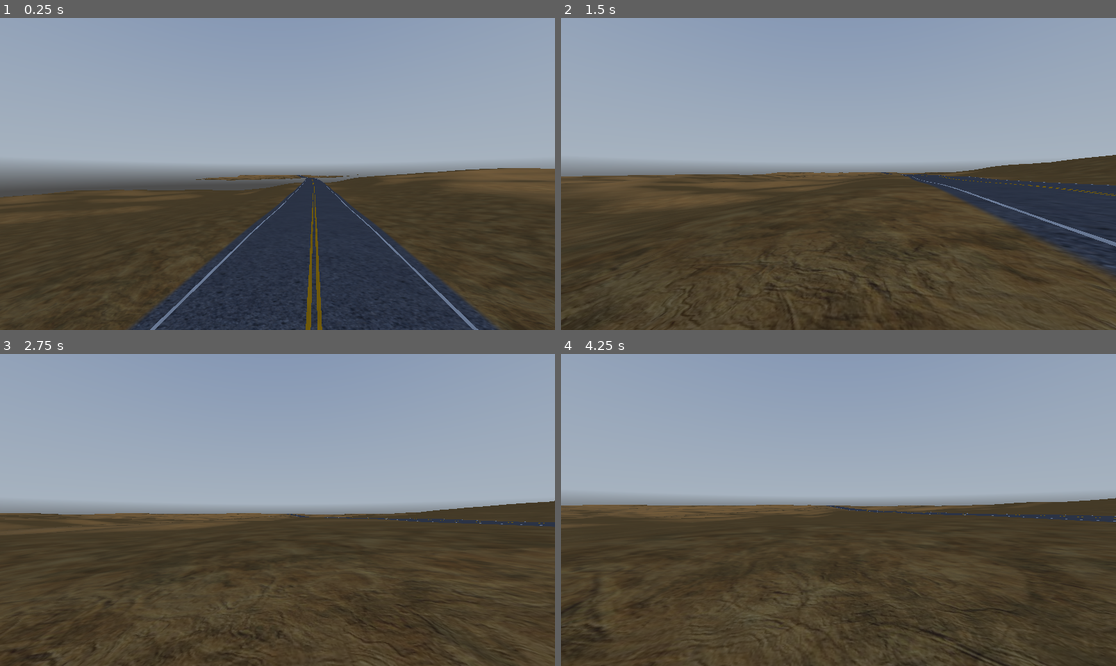
Above: before the commit, frames 1-4 (two rows, left to right).
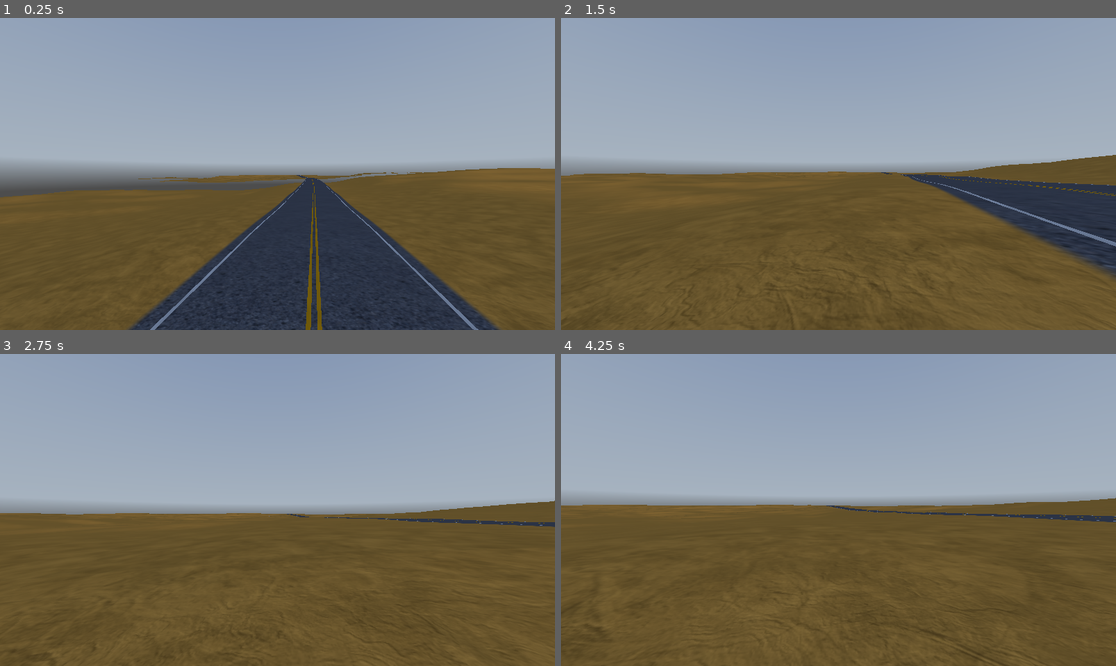
Above: after the commit, the same moments.

Repository: sola9/road-west
Game: Godot game, scene res://scenes/world.tscn
The game is run twice, just before and just after one commit, with the same random seed, the same clock (stepped at 60 frames per second) and the same inputs. A sky picture missing from this copy of the repository is replaced by a grey-blue gradient.
Inputs (mouse positions are in pixels of both pictures, inside the frame that each line leads up to):
- Up to frame 1 (0.25 s): no input
- Up to frame 2 (1.5 s): move the mouse to (866, 174) at 0.52 s; hold Shift (sprint) 0.53-1.28 s; hold W (move_forward) from 0.53 s (still down); move the mouse to (810, 174) at 1.27 s; tap Shift (sprint) at 1.35 s
- Up to frame 3 (2.75 s): keep holding W (move_forward); move the mouse to (288, 503) at 2.02 s; hold Shift (sprint) from 2.03 s (still down)
- Up to frame 4 (4.25 s): keep holding W (move_forward); move the mouse to (832, 516) at 2.77 s; release Shift (sprint) at 2.78 s; tap Shift (sprint) at 2.85 s; move the mouse to (877, 513) at 3.52 s; hold Shift (sprint) from 3.53 s (still down)

The runs differ from the first frame. In frame 1, 27% of the frame differs, in the area x 0-100%, y 48-100%; in frame 2, 37%; in frame 3, 41%; in frame 4, 46%, in the area x 0-100%, y 46-100%.

Commit message:
Started implementing biomes
-Added large biomes with different terrain colors (incl. sediment stripes) and different generation frequencies
-No rock/plant generation yet

Diff:
--- /dev/null
+++ b/biomes/pale_desert.tres
@@ -0,0 +1,11 @@
+[gd_resource type="Resource" script_class="BiomeDefinition" format=3 uid="uid://cbd4ik38ghy8v"]
+
+[ext_resource type="Script" uid="uid://cs5i07eihn7hl" path="res://scripts/biomes/biome_definition.gd" id="1_gvo1j"]
+
+[resource]
+script = ExtResource("1_gvo1j")
+biome_name = "Pale Desert"
+selection_weight = 5.0
+debug_color = Color(0, 1, 0.95000005, 1)
+terrain_tint = Color(0.9359561, 0.8665607, 0.781824, 1)
+metadata/_custom_type_script = "uid://cs5i07eihn7hl"
--- /dev/null
+++ b/biomes/red_badlands.tres
@@ -0,0 +1,13 @@
+[gd_resource type="Resource" script_class="BiomeDefinition" format=3 uid="uid://bxax5msfqnon5"]
+
+[ext_resource type="Script" uid="uid://cs5i07eihn7hl" path="res://scripts/biomes/biome_definition.gd" id="1_tce04"]
+
+[resource]
+script = ExtResource("1_tce04")
+biome_name = "Red Badlands"
+selection_weight = 15.0
+debug_color = Color(1, 0, 0, 1)
+terrain_tint = Color(0.5072836, 0.19839272, 0.15745631, 1)
+sediment_enabled = true
+sediment_strength = 0.9
+metadata/_custom_type_script = "uid://cs5i07eihn7hl"
--- /dev/null
+++ b/biomes/sandy_desert.tres
@@ -0,0 +1,11 @@
+[gd_resource type="Resource" script_class="BiomeDefinition" format=3 uid="uid://rdwk5tbo7j6w"]
+
+[ext_resource type="Script" uid="uid://cs5i07eihn7hl" path="res://scripts/biomes/biome_definition.gd" id="1_sjtrv"]
+
+[resource]
+script = ExtResource("1_sjtrv")
+biome_name = "Sandy Desert"
+selection_weight = 50.0
+debug_color = Color(1, 0.9666667, 0, 1)
+terrain_tint = Color(0.7794941, 0.55656993, 0.23585945, 1)
+metadata/_custom_type_script = "uid://cs5i07eihn7hl"
--- /dev/null
+++ b/biomes/scrub_desert.tres
@@ -0,0 +1,11 @@
+[gd_resource type="Resource" script_class="BiomeDefinition" format=3 uid="uid://cfxtuva34s7np"]
+
+[ext_resource type="Script" uid="uid://cs5i07eihn7hl" path="res://scripts/biomes/biome_definition.gd" id="1_cuxen"]
+
+[resource]
+script = ExtResource("1_cuxen")
+biome_name = "Scrub Desert"
+selection_weight = 30.0
+debug_color = Color(0.29999995, 1, 0, 1)
+terrain_tint = Color(0.28349406, 0.2123827, 0.121415116, 1)
+metadata/_custom_type_script = "uid://cs5i07eihn7hl"
--- /dev/null
+++ b/materials/terrain_material_colored.tres
@@ -0,0 +1,12 @@
+[gd_resource type="ShaderMaterial" format=3 uid="uid://cjkuyvjfr5bfr"]
+
+[ext_resource type="Shader" uid="uid://dphitwbghpqk5" path="res://shaders/biome_terrain.gdshader" id="1_a06xw"]
+[ext_resource type="Texture2D" uid="uid://lbx57gqhd8jf" path="res://materials/461223106.jpg" id="2_2t7st"]
+
+[resource]
+render_priority = 0
+shader = ExtResource("1_a06xw")
+shader_parameter/terrain_texture = ExtResource("2_2t7st")
+shader_parameter/biome_tint_strength = 0.8999999798832
+shader_parameter/roughness = 0.92
+shader_parameter/specular = 0.15
--- a/scenes/terrain_chunk.tscn
+++ b/scenes/terrain_chunk.tscn
@@ -1,29 +1,18 @@
-[gd_scene load_steps=3 format=3 uid="uid://bpyru2mqqcaot"]
+[gd_scene format=3 uid="uid://bpyru2mqqcaot"]
 
 [ext_resource type="Script" uid="uid://m0fxiaprwggv" path="res://scripts/terrain_chunk.gd" id="1_6g70i"]
-[ext_resource type="Material" uid="uid://bbki7mr1kbfre" path="res://materials/terrain_material.tres" id="2_8u72k"]
+[ext_resource type="Material" uid="uid://cjkuyvjfr5bfr" path="res://materials/terrain_material_colored.tres" id="2_rcesl"]
 
-[node name="TerrainChunk" type="Node3D"]
+[node name="TerrainChunk" type="Node3D" unique_id=1339574595]
 script = ExtResource("1_6g70i")
-terrain_material = ExtResource("2_8u72k")
-macro_height = null
-rolling_height = null
-mesa_height = null
-ridge_height = null
-detail_height = null
-lowland_depth = null
-road_embankment_trigger = null
-road_embankment_transition = null
-road_max_embankment_height = null
+terrain_material = ExtResource("2_rcesl")
 road_ground_sample_spacing = 18.0
 road_ground_sample_radius = 3
-road_max_cut_depth = null
-road_ground_clearance = null
 road_valley_floor = 0.75
 road_valley_variation = 0.75
 
-[node name="TerrainMesh" type="MeshInstance3D" parent="."]
+[node name="TerrainMesh" type="MeshInstance3D" parent="." unique_id=1687608716]
 
-[node name="StaticBody3D" type="StaticBody3D" parent="TerrainMesh"]
+[node name="StaticBody3D" type="StaticBody3D" parent="TerrainMesh" unique_id=1140255648]
 
-[node name="CollisionShape3D" type="CollisionShape3D" parent="TerrainMesh/StaticBody3D"]
+[node name="CollisionShape3D" type="CollisionShape3D" parent="TerrainMesh/StaticBody3D" unique_id=160747993]
--- a/scenes/world.tscn
+++ b/scenes/world.tscn
@@ -5,10 +5,16 @@
 [ext_resource type="Script" uid="uid://cekiajkefwfxt" path="res://scripts/floating_origin.gd" id="2_4mrxx"]
 [ext_resource type="PackedScene" uid="uid://bpyru2mqqcaot" path="res://scenes/terrain_chunk.tscn" id="2_rwgxs"]
 [ext_resource type="Script" uid="uid://pv7ib6hd2q6k" path="res://scripts/player.gd" id="3_4wyf3"]
+[ext_resource type="Script" uid="uid://cs5i07eihn7hl" path="res://scripts/biomes/biome_definition.gd" id="3_xo05s"]
+[ext_resource type="Resource" uid="uid://cbd4ik38ghy8v" path="res://biomes/pale_desert.tres" id="4_dss4m"]
 [ext_resource type="Texture2D" uid="uid://c6xdk5ukbsfiy" path="res://kloppenheim_05_puresky_2k.exr" id="4_k0juu"]
 [ext_resource type="Script" uid="uid://dvs07yennblk0" path="res://scripts/road_manager.gd" id="4_qfnet"]
+[ext_resource type="Resource" uid="uid://bxax5msfqnon5" path="res://biomes/red_badlands.tres" id="5_7t5mc"]
 [ext_resource type="PackedScene" uid="uid://dvk4jb54pokna" path="res://scenes/road_chunk.tscn" id="5_i7141"]
+[ext_resource type="Resource" uid="uid://rdwk5tbo7j6w" path="res://biomes/sandy_desert.tres" id="6_lakw3"]
+[ext_resource type="Resource" uid="uid://cfxtuva34s7np" path="res://biomes/scrub_desert.tres" id="7_pm21f"]
 [ext_resource type="Script" uid="uid://ri43l3nl6ysd" path="res://scripts/pause_menu.gd" id="9_7r4gi"]
+[ext_resource type="Script" uid="uid://cqtkwj08cr8ip" path="res://scripts/biomes/biome_generator.gd" id="10_w7kh3"]
 
 [sub_resource type="CapsuleShape3D" id="CapsuleShape3D_rwgxs"]
 radius = 0.4
@@ -27,10 +33,16 @@
 
 [node name="World" type="Node3D" unique_id=994033353]
 
-[node name="WorldGenerator" type="Node" parent="." unique_id=1089810936 node_paths=PackedStringArray("floating_origin")]
+[node name="WorldGenerator" type="Node" parent="." unique_id=1089810936 node_paths=PackedStringArray("floating_origin", "biome_generator")]
 script = ExtResource("1_71j4m")
 floating_origin = NodePath("../FloatingOrigin")
 road_width = 10.0
+biome_generator = NodePath("../BiomeGenerator")
+
+[node name="BiomeGenerator" type="Node" parent="." unique_id=2061739188]
+script = ExtResource("10_w7kh3")
+biomes = Array[ExtResource("3_xo05s")]([ExtResource("6_lakw3"), ExtResource("7_pm21f"), ExtResource("5_7t5mc"), ExtResource("4_dss4m")])
+metadata/_custom_type_script = "uid://cqtkwj08cr8ip"
 
 [node name="FloatingOrigin" type="Node" parent="." unique_id=669139200 node_paths=PackedStringArray("player")]
 script = ExtResource("2_4mrxx")
@@ -42,7 +54,7 @@
 terrain_chunk_scene = ExtResource("2_rwgxs")
 world_generator = NodePath("../WorldGenerator")
 floating_origin = NodePath("../FloatingOrigin")
-max_chunks_per_frame = 2
+max_chunks_per_frame = 3
 
 [node name="RoadManager" type="Node3D" parent="." unique_id=127606650 node_paths=PackedStringArray("player", "world_generator", "floating_origin")]
 script = ExtResource("4_qfnet")
--- /dev/null
+++ b/scripts/biomes/biome_definition.gd
@@ -0,0 +1,130 @@
+@tool
+class_name BiomeDefinition
+extends Resource
+
+
+@export_category("Identity")
+
+@export var biome_name: String = "New Biome"
+
+@export_range(0.0, 100.0, 0.1)
+var selection_weight: float = 1.0
+
+# Used only when biome debug coloring is enabled.
+@export var debug_color: Color = Color.MAGENTA
+
+
+@export_category("Terrain Appearance")
+
+# The desired terrain color for this biome.
+@export var terrain_tint: Color = Color(
+	0.72,
+	0.58,
+	0.40,
+	1.0
+)
+
+
+@export_category("Sediment Layers")
+
+@export var sediment_enabled: bool = false
+
+@export_range(0.0, 1.0, 0.01)
+var sediment_strength: float = 1.0
+
+# Height of one sediment band in meters.
+@export_range(0.25, 50.0, 0.25)
+var sediment_layer_height: float = 4.0
+
+# Amount that the layers can bend vertically.
+@export_range(0.0, 20.0, 0.1)
+var sediment_distortion: float = 1.5
+
+# Fraction of each band used to blend into the next one.
+@export_range(0.0, 0.5, 0.01)
+var sediment_edge_blend: float = 0.08
+
+@export var sediment_colors: Array[Color] = [
+	Color(0.55, 0.20, 0.10, 1.0),
+	Color(0.78, 0.36, 0.16, 1.0),
+	Color(0.72, 0.55, 0.34, 1.0),
+	Color(0.44, 0.16, 0.09, 1.0)
+]
+
+
+func get_surface_tint(
+	world_y: float,
+	distortion_noise: float
+) -> Color:
+	if (
+		not sediment_enabled
+		or sediment_colors.size() < 2
+	):
+		return terrain_tint
+
+	var layer_height := maxf(
+		sediment_layer_height,
+		0.001
+	)
+
+	var shifted_height := (
+		world_y
+		+ distortion_noise
+		* sediment_distortion
+	)
+
+	var layer_position := (
+		shifted_height / layer_height
+	)
+
+	var layer_number := floori(
+		layer_position
+	)
+
+	var layer_fraction := fposmod(
+		layer_position,
+		1.0
+	)
+
+	var color_count := sediment_colors.size()
+
+	var current_index := posmod(
+		layer_number,
+		color_count
+	)
+
+	var next_index := posmod(
+		layer_number + 1,
+		color_count
+	)
+
+	var current_color: Color = (
+		sediment_colors[current_index]
+	)
+
+	var next_color: Color = (
+		sediment_colors[next_index]
+	)
+
+	var next_color_amount := 0.0
+
+	if sediment_edge_blend > 0.0:
+		var blend_start := (
+			1.0 - sediment_edge_blend
+		)
+
+		next_color_amount = smoothstep(
+			blend_start,
+			1.0,
+			layer_fraction
+		)
+
+	var sediment_color := current_color.lerp(
+		next_color,
+		next_color_amount
+	)
+
+	return terrain_tint.lerp(
+		sediment_color,
+		sediment_strength
+	)
--- /dev/null
+++ b/scripts/biomes/biome_generator.gd
@@ -0,0 +1,405 @@
+class_name BiomeGenerator
+extends Node
+
+
+@export_category("Biomes")
+
+@export var biomes: Array[BiomeDefinition] = []
+
+
+@export_category("Region Generation")
+
+# Approximate size of biome territories.
+@export_range(1000.0, 100000.0, 1000.0)
+var region_size: float = 30000.0
+
+# Moves each region center away from a perfect grid.
+@export_range(0.0, 0.45, 0.01)
+var region_center_jitter: float = 0.35
+
+# Physical width of the biome blending zone.
+@export_range(100.0, 10000.0, 100.0)
+var transition_width: float = 2500.0
+
+# Curves otherwise straight Voronoi-style borders.
+@export_range(0.0, 10000.0, 100.0)
+var boundary_warp_amplitude: float = 3000.0
+
+@export_range(0.000001, 0.001, 0.000001)
+var boundary_warp_frequency: float = 0.00004
+
+
+@export_category("Sediment")
+
+@export_range(0.0001, 0.05, 0.0001)
+var sediment_noise_frequency: float = 0.0015
+
+
+var _world_seed: int = 0
+var _configured: bool = false
+
+var _region_cache: Dictionary = {}
+
+var _warp_x_noise := FastNoiseLite.new()
+var _warp_z_noise := FastNoiseLite.new()
+var _sediment_noise := FastNoiseLite.new()
+
+
+func configure(new_world_seed: int) -> void:
+	_world_seed = new_world_seed
+
+	_region_cache.clear()
+
+	_warp_x_noise.seed = _world_seed + 4103
+	_warp_x_noise.noise_type = (
+		FastNoiseLite.TYPE_SIMPLEX_SMOOTH
+	)
+	_warp_x_noise.frequency = boundary_warp_frequency
+
+	_warp_z_noise.seed = _world_seed + 7919
+	_warp_z_noise.noise_type = (
+		FastNoiseLite.TYPE_SIMPLEX_SMOOTH
+	)
+	_warp_z_noise.frequency = boundary_warp_frequency
+
+	_sediment_noise.seed = _world_seed + 12011
+	_sediment_noise.noise_type = (
+		FastNoiseLite.TYPE_SIMPLEX_SMOOTH
+	)
+	_sediment_noise.frequency = (
+		sediment_noise_frequency
+	)
+
+	_configured = true
+
+func sample(
+	world_x: float,
+	world_z: float
+) -> BiomeSample:
+	var result := BiomeSample.new()
+
+	if biomes.is_empty():
+		return result
+
+	if not _configured:
+		push_error(
+			"BiomeGenerator.sample() called before configure()."
+		)
+		return result
+
+	var warped_position := _get_warped_position(
+		world_x,
+		world_z
+	)
+
+	var base_cell := Vector2i(
+		floori(
+			warped_position.x / region_size
+		),
+		floori(
+			warped_position.y / region_size
+		)
+	)
+
+	var nearest_region: BiomeRegionPoint
+	var second_region: BiomeRegionPoint
+
+	var nearest_distance_squared := INF
+	var second_distance_squared := INF
+
+	# Search a 5x5 region around the queried point.
+	for offset_z in range(-2, 3):
+		for offset_x in range(-2, 3):
+			var cell := (
+				base_cell
+				+ Vector2i(
+					offset_x,
+					offset_z
+				)
+			)
+
+			var region := _get_region_point(cell)
+
+			var distance_squared := (
+				warped_position.distance_squared_to(
+					region.center
+				)
+			)
+
+			if (
+				distance_squared
+				< nearest_distance_squared
+			):
+				second_distance_squared = (
+					nearest_distance_squared
+				)
+
+				second_region = nearest_region
+
+				nearest_distance_squared = (
+					distance_squared
+				)
+
+				nearest_region = region
+
+			elif (
+				distance_squared
+				< second_distance_squared
+			):
+				second_distance_squared = (
+					distance_squared
+				)
+
+				second_region = region
+
+	if nearest_region == null:
+		return result
+
+	result.primary_biome = (
+		biomes[nearest_region.biome_index]
+	)
+
+	if second_region == null:
+		return result
+
+	result.secondary_biome = (
+		biomes[second_region.biome_index]
+	)
+
+	# If neighboring territories happen to choose the same biome,
+	# they should visually behave as one larger biome.
+	if (
+		result.primary_biome
+		== result.secondary_biome
+	):
+		result.secondary_weight = 0.0
+		result.primary_weight = 1.0
+		return result
+
+	var nearest_distance := sqrt(
+		nearest_distance_squared
+	)
+
+	var second_distance := sqrt(
+		second_distance_squared
+	)
+
+	# Near a Voronoi border these distances become similar.
+	var distance_difference := (
+		second_distance
+		- nearest_distance
+	)
+
+	# The factor of two converts the difference between the two
+	# seed distances into approximately the physical transition
+	# width around their boundary.
+	var normalized_difference := clampf(
+		distance_difference
+		/ maxf(
+			transition_width * 2.0,
+			0.001
+		),
+		0.0,
+		1.0
+	)
+
+	var boundary_falloff := smoothstep(
+		0.0,
+		1.0,
+		normalized_difference
+	)
+
+	result.secondary_weight = (
+		0.5
+		* (1.0 - boundary_falloff)
+	)
+
+	result.primary_weight = (
+		1.0
+		- result.secondary_weight
+	)
+
+	return result
+
+func _get_warped_position(
+	world_x: float,
+	world_z: float
+) -> Vector2:
+	var warp_x := (
+		_warp_x_noise.get_noise_2d(
+			world_x,
+			world_z
+		)
+		* boundary_warp_amplitude
+	)
+
+	var warp_z := (
+		_warp_z_noise.get_noise_2d(
+			world_x,
+			world_z
+		)
+		* boundary_warp_amplitude
+	)
+
+	return Vector2(
+		world_x + warp_x,
+		world_z + warp_z
+	)
+
+
+func _get_region_point(
+	cell: Vector2i
+) -> BiomeRegionPoint:
+	if _region_cache.has(cell):
+		var cached_region := (
+			_region_cache.get(cell)
+			as BiomeRegionPoint
+		)
+
+		if cached_region != null:
+			return cached_region
+
+	var random := RandomNumberGenerator.new()
+	random.seed = _get_cell_seed(cell)
+
+	var region := BiomeRegionPoint.new()
+
+	var cell_center := Vector2(
+		(float(cell.x) + 0.5) * region_size,
+		(float(cell.y) + 0.5) * region_size
+	)
+
+	var maximum_jitter := (
+		region_size
+		* region_center_jitter
+	)
+
+	region.center = (
+		cell_center
+		+ Vector2(
+			random.randf_range(
+				-maximum_jitter,
+				maximum_jitter
+			),
+			random.randf_range(
+				-maximum_jitter,
+				maximum_jitter
+			)
+		)
+	)
+
+	region.biome_index = _choose_biome_index(
+		random.randf()
+	)
+
+	_region_cache[cell] = region
+
+	return region
+
+
+func _get_cell_seed(
+	cell: Vector2i
+) -> int:
+	var result := _world_seed
+
+	result ^= (
+		cell.x * 73856093
+	)
+
+	result ^= (
+		cell.y * 19349663
+	)
+
+	return result
+
+
+func _choose_biome_index(
+	random_value: float
+) -> int:
+	var total_weight := 0.0
+
+	for biome in biomes:
+		if biome == null:
+			continue
+
+		total_weight += maxf(
+			biome.selection_weight,
+			0.0
+		)
+
+	if total_weight <= 0.0:
+		return 0
+
+	var target_weight := (
+		random_value * total_weight
+	)
+
+	var accumulated_weight := 0.0
+	var fallback_index := 0
+
+	for index in range(biomes.size()):
+		var biome: BiomeDefinition = biomes[index]
+
+		if biome == null:
+			continue
+
+		fallback_index = index
+
+		accumulated_weight += maxf(
+			biome.selection_weight,
+			0.0
+		)
+
+		if target_weight <= accumulated_weight:
+			return index
+
+	return fallback_index
+
+func get_terrain_color(
+	world_x: float,
+	world_y: float,
+	world_z: float,
+	use_debug_color: bool = false
+) -> Color:
+	var biome_sample := sample(
+		world_x,
+		world_z
+	)
+
+	if biome_sample.primary_biome == null:
+		return Color.WHITE
+
+	if use_debug_color:
+		return biome_sample.get_debug_color()
+
+	var distortion_noise := (
+		_sediment_noise.get_noise_2d(
+			world_x,
+			world_z
+		)
+	)
+
+	var primary_color := (
+		biome_sample.primary_biome.get_surface_tint(
+			world_y,
+			distortion_noise
+		)
+	)
+
+	if (
+		biome_sample.secondary_biome == null
+		or biome_sample.secondary_weight <= 0.0
+	):
+		return primary_color
+
+	var secondary_color := (
+		biome_sample.secondary_biome.get_surface_tint(
+			world_y,
+			distortion_noise
+		)
+	)
+
+	return primary_color.lerp(
+		secondary_color,
+		biome_sample.secondary_weight
+	)
--- /dev/null
+++ b/scripts/biomes/biome_region_point.gd
@@ -0,0 +1,6 @@
+class_name BiomeRegionPoint
+extends RefCounted
+
+
+var center: Vector2 = Vector2.ZERO
+var biome_index: int = 0
--- /dev/null
+++ b/scripts/biomes/biome_sample.gd
@@ -0,0 +1,25 @@
+class_name BiomeSample
+extends RefCounted
+
+
+var primary_biome: BiomeDefinition
+var secondary_biome: BiomeDefinition
+
+var primary_weight: float = 1.0
+var secondary_weight: float = 0.0
+
+
+func get_debug_color() -> Color:
+	if primary_biome == null:
+		return Color.WHITE
+
+	if (
+		secondary_biome == null
+		or secondary_weight <= 0.0
+	):
+		return primary_biome.debug_color
+
+	return primary_biome.debug_color.lerp(
+		secondary_biome.debug_color,
+		secondary_weight
+	)
--- a/scripts/terrain_chunk.gd
+++ b/scripts/terrain_chunk.gd
@@ -147,12 +147,24 @@
 				world_z
 			)
 
+			var biome_color := (
+				world_generator.get_biome_terrain_color(
+					world_x,
+					height,
+					world_z
+				)
+			)
+
 			var vertex_index := (
 				z_index * vertices_per_side
 				+ x_index
 			)
 
 			height_data[vertex_index] = height
+
+			surface_tool.set_color(
+				biome_color
+			)
 
 			surface_tool.set_uv(
 				_get_terrain_uv(local_x, local_z)
@@ -206,11 +218,6 @@
 	if terrain_material != null:
 		terrain_mesh_instance.material_override = terrain_material
 
-	#_update_collision(
-	#	height_data,
-	#	vertices_per_side,
-	#	step
-	#)
 
 func _update_collision(
 	height_data: PackedFloat32Array,
--- a/scripts/world_generator.gd
+++ b/scripts/world_generator.gd
@@ -36,6 +36,9 @@
 @export var road_embankment_transition: float = 1.0
 @export var road_max_embankment_height: float = 1.5
 
+@export_category("Biomes")
+@export var biome_generator: BiomeGenerator
+@export var debug_biome_colors: bool = false
 
 var terrain_noise := FastNoiseLite.new()
 var rolling_noise := FastNoiseLite.new()
@@ -68,6 +71,8 @@
 
 	_configure_noise()
 	road_height_cache.clear()
+	if biome_generator != null:
+		biome_generator.configure(world_seed)
 	is_configured = true
 
 func _configure_noise() -> void:
@@ -434,3 +439,31 @@
 
 func _on_origin_shifted(_shift: Vector3) -> void:
 	clear_runtime_caches()
+
+func get_biome_sample(
+	world_x: float,
+	world_z: float
+) -> BiomeSample:
+	if biome_generator == null:
+		return BiomeSample.new()
+
+	return biome_generator.sample(
+		world_x,
+		world_z
+	)
+
+
+func get_biome_terrain_color(
+	world_x: float,
+	world_y: float,
+	world_z: float
+) -> Color:
+	if biome_generator == null:
+		return Color.WHITE
+
+	return biome_generator.get_terrain_color(
+		world_x,
+		world_y,
+		world_z,
+		debug_biome_colors
+	)
--- /dev/null
+++ b/shaders/biome_terrain.gdshader
@@ -0,0 +1,59 @@
+shader_type spatial;
+
+
+uniform sampler2D terrain_texture :
+	source_color,
+	repeat_enable,
+	filter_linear_mipmap;
+
+
+uniform float biome_tint_strength :
+	hint_range(0.0, 1.0, 0.01) = 0.75;
+
+
+uniform float roughness :
+	hint_range(0.0, 1.0, 0.01) = 0.92;
+
+
+uniform float specular :
+	hint_range(0.0, 1.0, 0.01) = 0.15;
+
+
+void fragment() {
+	vec3 texture_color = texture(
+		terrain_texture,
+		UV
+	).rgb;
+
+	/*
+		Convert the original terrain texture to brightness
+		information, then recolor that detail with the biome
+		vertex color.
+	*/
+	float texture_brightness = dot(
+		texture_color,
+		vec3(
+			0.299,
+			0.587,
+			0.114
+		)
+	);
+
+	vec3 biome_colored_texture = (
+		COLOR.rgb
+		* mix(
+			0.65,
+			1.35,
+			texture_brightness
+		)
+	);
+
+	ALBEDO = mix(
+		texture_color,
+		biome_colored_texture,
+		biome_tint_strength
+	);
+
+	ROUGHNESS = roughness;
+	SPECULAR = specular;
+}
Not shown, added: scripts/biomes/biome_definition.gd.uid
Not shown, added: scripts/biomes/biome_generator.gd.uid
Not shown, added: scripts/biomes/biome_region_point.gd.uid
Not shown, added: scripts/biomes/biome_sample.gd.uid
Not shown, added: shaders/biome_terrain.gdshader.uid
